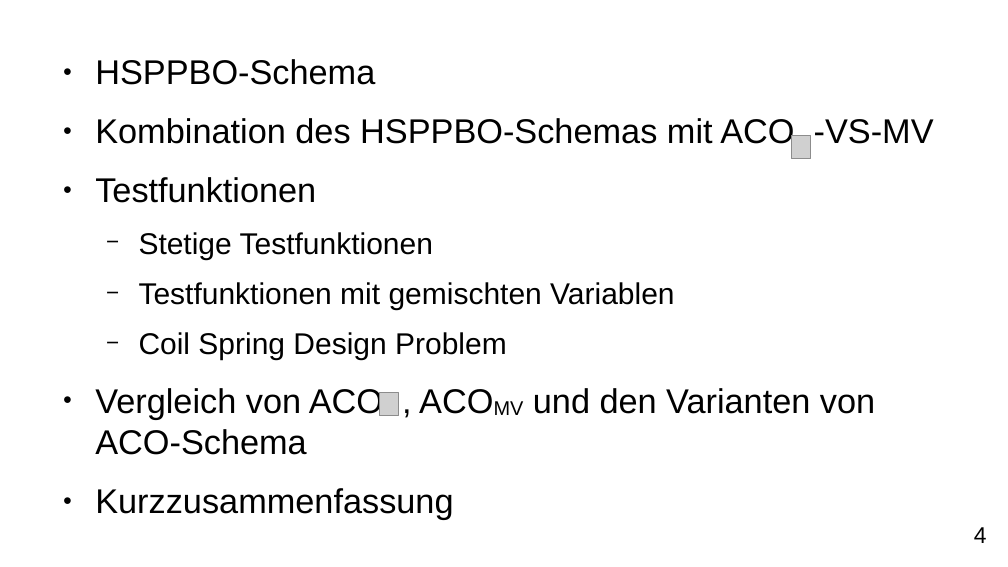
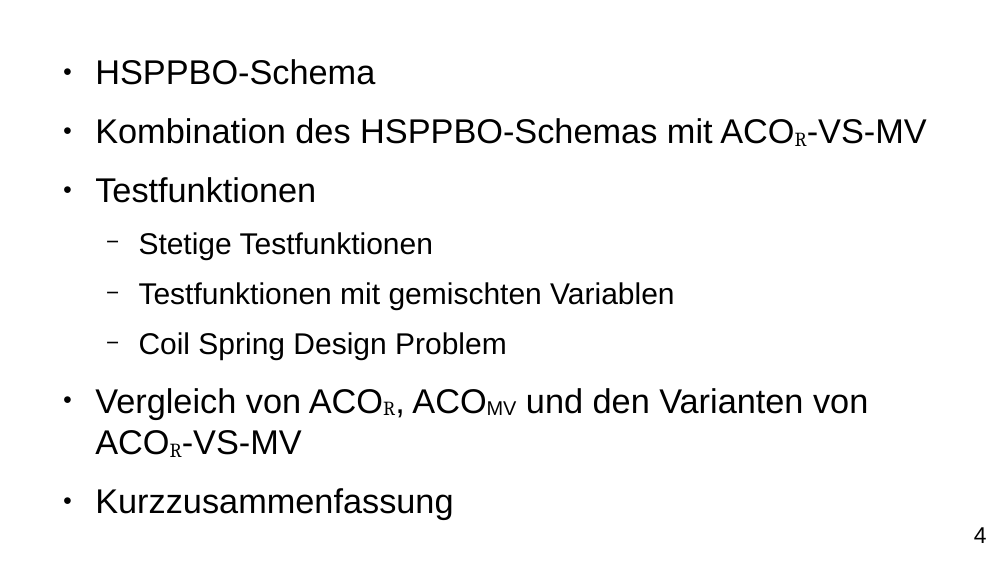
Before and after one commit to FXJackAll/Masterarbeit_Code, a slide deck: slide 4 of Masterarbeit_Verteidigung/Masterarbeit_Verteidigung.odp. Drawn at 1008x567 pixels with LibreOffice and Linux fonts; fonts in the diff are those of the drawing; grey boxes stand for pictures; background and template pictures are left out. Boxes give left, top, right and bottom in pixels: in the first picture for what was removed or moved away, otherwise in the second. Text is boxed around its words. In the diff, an @@ line names an element or a change of style, - is before the commit and + after.

```diff
--- a/Masterarbeit_Verteidigung/Masterarbeit_Verteidigung.odp
+++ b/Masterarbeit_Verteidigung/Masterarbeit_Verteidigung.odp
@@ text at (95, 118, 927, 144): text changed @@
-● Kombination des HSPPBO-Schemas mit ACO -VS-MV
+● Kombination des HSPPBO-Schemas mit ACOR-VS-MV
@@ picture removed at (791, 135, 810, 158) @@
@@ text at (95, 388, 868, 455): text changed @@
-● Vergleich von ACO , ACOMV und den Varianten von
-  ACO-Schema
+● Vergleich von ACOR, ACOMV und den Varianten von
+  ACOR-VS-MV
@@ picture removed at (380, 392, 399, 415) @@
```
Also in this commit, not shown: 1 other slide changed, 10 slides added, 8 other files.
